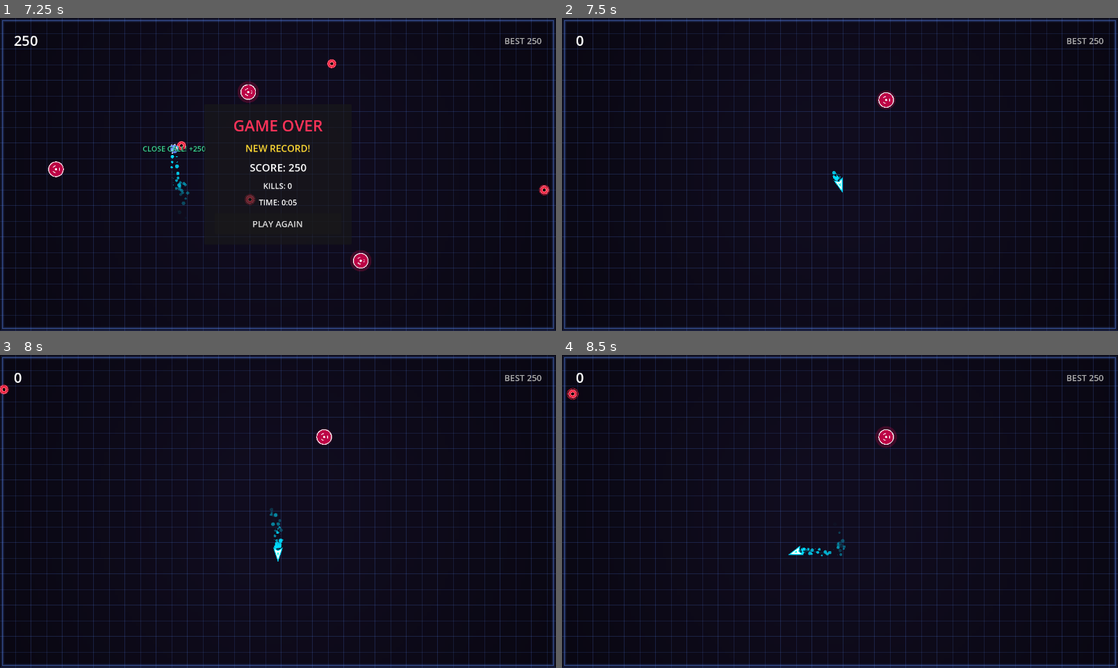
Above: before the commit, frames 1-4 (two rows, left to right).
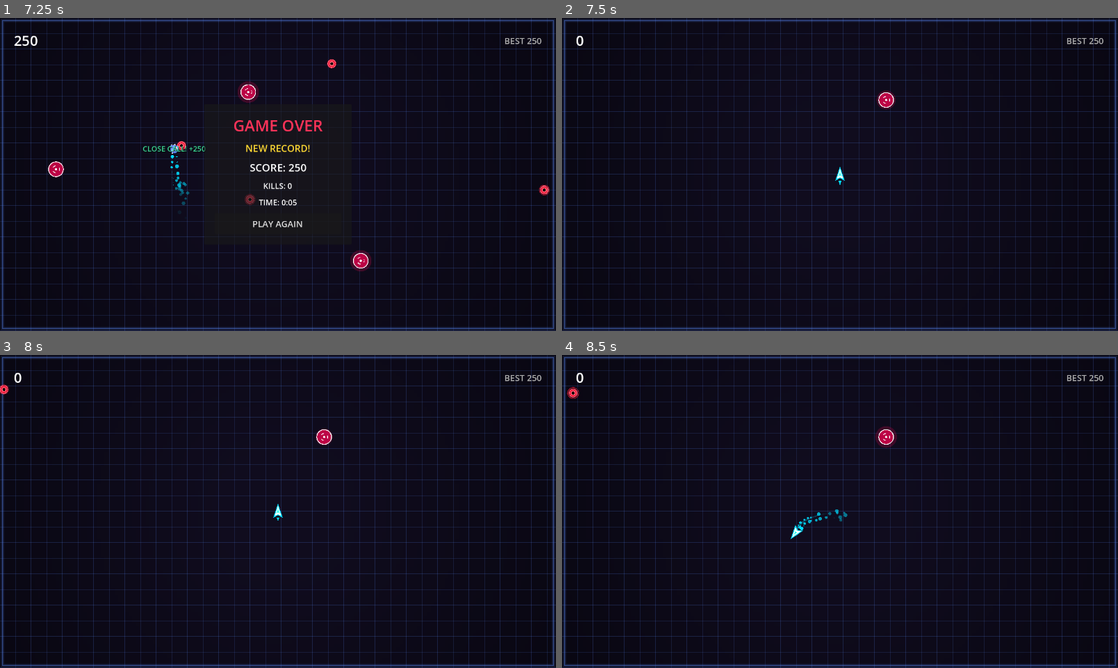
Above: after the commit, the same moments.

Repository: jesurythomas/tilt
Game: Godot game, scene res://scenes/main.tscn
Same seed, same stepped clock (60 frames per second), same inputs: the game is played once before the commit and once after it.
Inputs (mouse positions are in pixels of both pictures, inside the frame that each line leads up to):
- Up to frame 1 (7.25 s): tap Enter at 0.5 s; move the mouse to (400, 158) at 0.52 s; hold D 0.53-1.25 s; hold Shift 0.53-1.25 s; click (400, 158) at 0.67 s; drag from (166, 190) to (250, 237) at 1.27 s; move the mouse to (333, 105) at 2.02 s; hold D 2.03-2.75 s; tap Ctrl at 2.1, 5.1 s; click (333, 105) at 2.17 s; drag from (250, 237) to (111, 127) at 2.77 s; move the mouse to (444, 221) at 3.52 s; hold A 3.53-4.25 s; hold Shift 3.53-4.25 s; click (444, 221) at 3.67 s; drag from (111, 127) to (194, 96) at 4.27 s; move the mouse to (305, 174) at 5.02 s; hold S 5.03-5.75 s; click (305, 174) at 5.17 s; drag from (194, 96) to (166, 190) at 5.77 s; move the mouse to (400, 158) at 6.52 s; hold W from 6.53 s (still down); hold Shift from 6.53 s (still down); click (400, 158) at 6.67 s
- Up to frame 2 (7.5 s): release W at 7.25 s; release Shift at 7.25 s; click "PLAY AGAIN" at 7.25 s
- Up to frame 3 (8 s): no input
- Up to frame 4 (8.5 s): drag from (728, 527) to (812, 574) at 8.02 s

Frame 1 is identical in both runs. In frame 2, less than 0.1% of the frame differs, in the area x 48-51%, y 47-56%; in frame 3, 0.2%; in frame 4, 0.4%, in the area x 0-52%, y 10-65%.

Commit message:
M2: enable touch emulation and handle restart button touch

Diff:
--- a/godot/project.godot
+++ b/godot/project.godot
@@ -41,6 +41,7 @@
 
 sensors/enable_accelerometer=true
 sensors/enable_gravity=true
+pointing/emulate_mouse_from_touch=true
 
 [physics]
 
--- a/godot/src/core/game_root.gd
+++ b/godot/src/core/game_root.gd
@@ -62,7 +62,7 @@
 	Log.info("M2 boot: bounds=%s arena_scale=%f" % [_bounds, arena_scale(_bounds.x, _bounds.y)])
 
 
-func _input(event: InputEvent) -> void:
+func _unhandled_input(event: InputEvent) -> void:
 	_touch.handle_event(event, _router)
 
 	if event is InputEventKey:
--- a/godot/src/ui/hud_controller.gd
+++ b/godot/src/ui/hud_controller.gd
@@ -41,6 +41,7 @@
 
 	if _restart_button != null:
 		_restart_button.pressed.connect(_on_restart_pressed)
+		_restart_button.gui_input.connect(_on_restart_button_gui_input)
 
 	GameEvents.score_changed.connect(_on_score_changed)
 	GameEvents.run_ended.connect(_on_run_ended)
@@ -90,3 +91,10 @@
 	var root: GameRoot = get_tree().get_first_node_in_group("game_root") as GameRoot
 	if root != null:
 		root.restart_run()
+
+
+func _on_restart_button_gui_input(event: InputEvent) -> void:
+	if event is InputEventScreenTouch:
+		var st: InputEventScreenTouch = event as InputEventScreenTouch
+		if st.pressed:
+			_on_restart_pressed()
